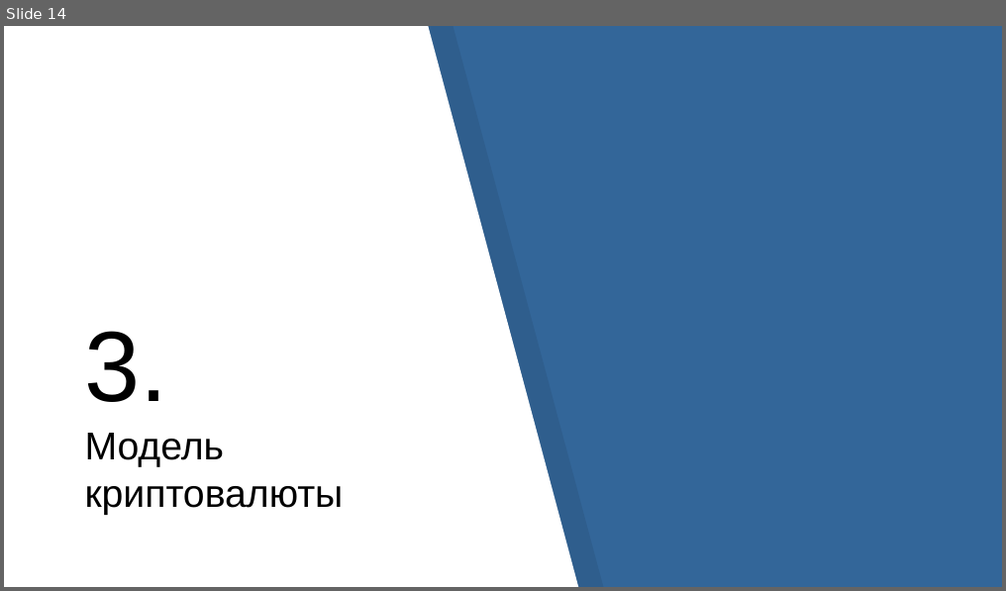
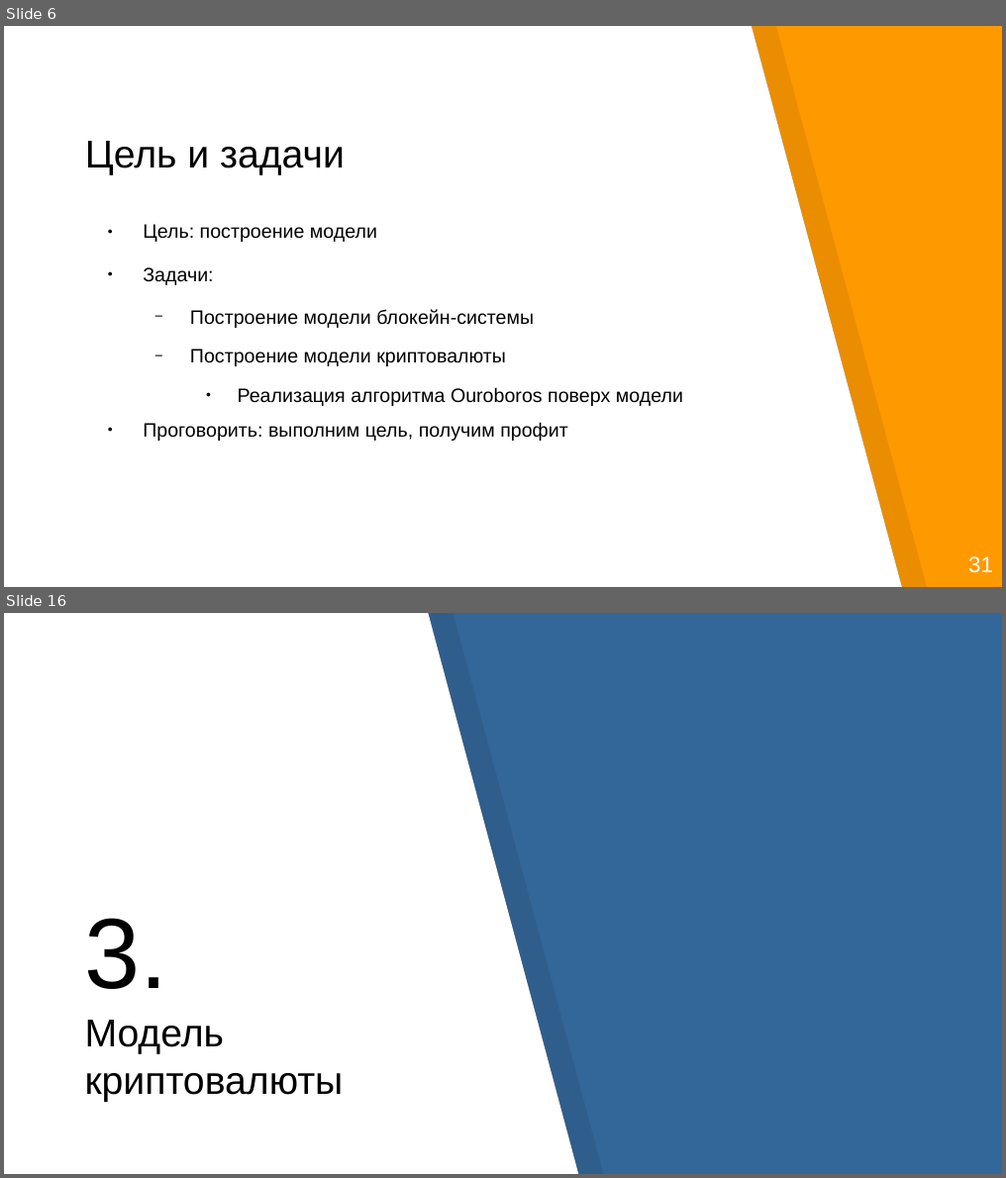
Before and after one commit to georgeee/itmo-master-thesis, a slide deck: presentation.odp. Shown one above the other, each under a label of ours: slide 14 before the commit, slides 6 and 16 after it; the slides between them are not shown. The pictures are 1006x591 and 1006x1178 pixels, drawn with LibreOffice and Linux fonts; fonts in the diff are those of the drawing. Boxes give left, top, right and bottom in pixels: in the first picture for what was removed or moved away, otherwise in the second. Text is boxed around its words. In the diff, an @@ line names an element or a change of style, - is before the commit and + after.

```diff
--- a/presentation.odp
+++ b/presentation.odp
@@ slide 6 added at bbox=[4, 26, 1002, 587], background #FF9900 @@
@@ freeform shape added at bbox=[4, 26, 902, 587], fill #FFFFFF @@
@@ freeform shape added at bbox=[29, 26, 927, 587], fill #000000 at 8% opacity @@
@@ title added at bbox=[85, 141, 345, 175], 28 pt, text #000000 @@
+Цель и задачи
@@ text added at bbox=[143, 224, 683, 441], 14 pt, text #000000 @@
+● Цель: построение модели
+● Задачи:
+  − Построение модели блокейн-системы
+  − Построение модели криптовалюты
+    ● Реализация алгоритма Ouroboros поверх модели
+● Проговорить: выполним цель, получим профит
@@ text added at bbox=[968, 557, 993, 573], 16 pt, text #FFFFFF @@
+31
@@ what was slide 14 is now slide 16 @@
```
Also in this commit, not shown: 25 slides changed, 3 other slides added, 2 slides removed.
